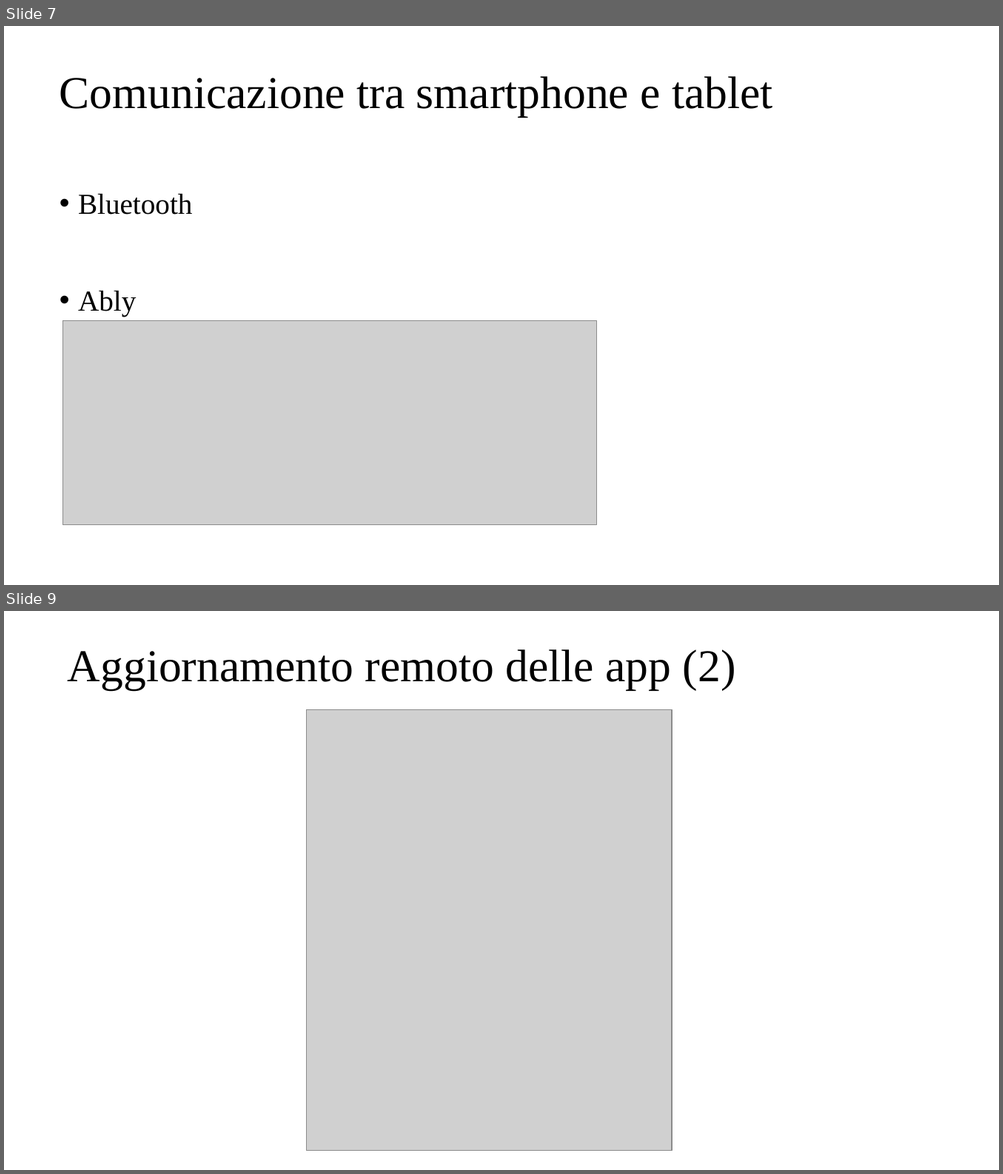
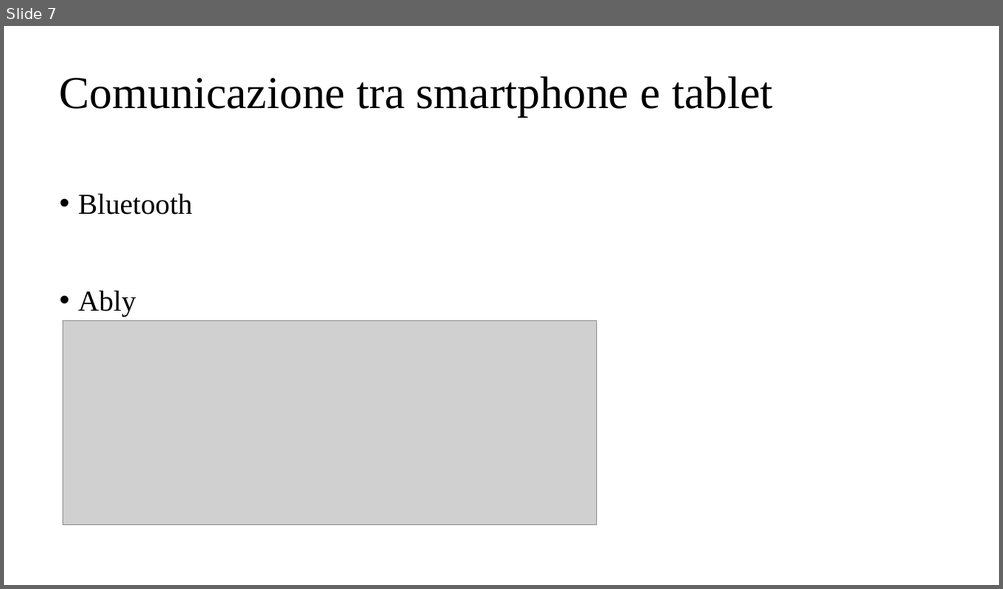
Before and after one commit to davidecolussi/Tesi, a slide deck: presentazione/Colussi_Davide_Presentazione.pptx. Shown one above the other, each under a label of ours: slides 7 and 9 before the commit, slide 7 after it; the slides between them are not shown. The pictures are 1003x1174 and 1003x589 pixels, drawn with LibreOffice and Linux fonts; fonts in the diff are those of the drawing; grey boxes stand for pictures. Boxes give left, top, right and bottom in pixels: in the first picture for what was removed or moved away, otherwise in the second. Text is boxed around its words. In the diff, an @@ line names an element or a change of style, - is before the commit and + after.

```diff
--- a/presentazione/Colussi_Davide_Presentazione.pptx
+++ b/presentazione/Colussi_Davide_Presentazione.pptx
@@ slide 9 removed at <box>4,611,999,1170</box>, background #FFFFFF @@
@@ title removed at <box>68,649,736,690</box> @@
-Aggiornamento remoto delle app (2)
@@ picture removed at <box>307,710,671,1151</box> @@
```
Also in this commit, not shown: 3 slides changed, 1 slide added, 1 other slide removed.
